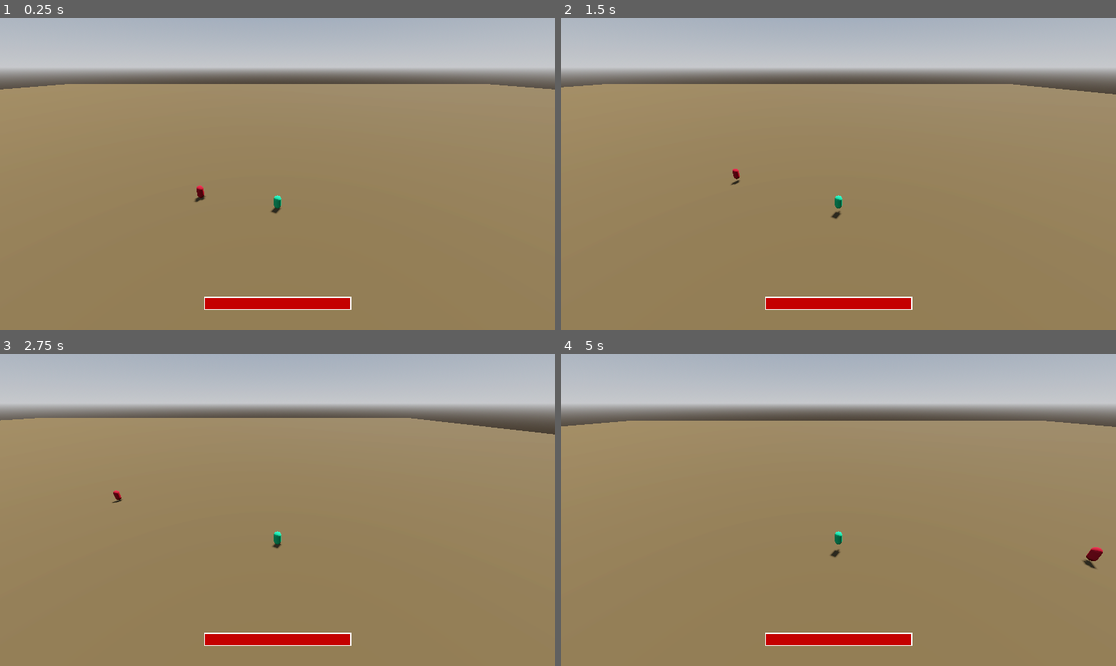
Above: before the commit, frames 1-4 (two rows, left to right).
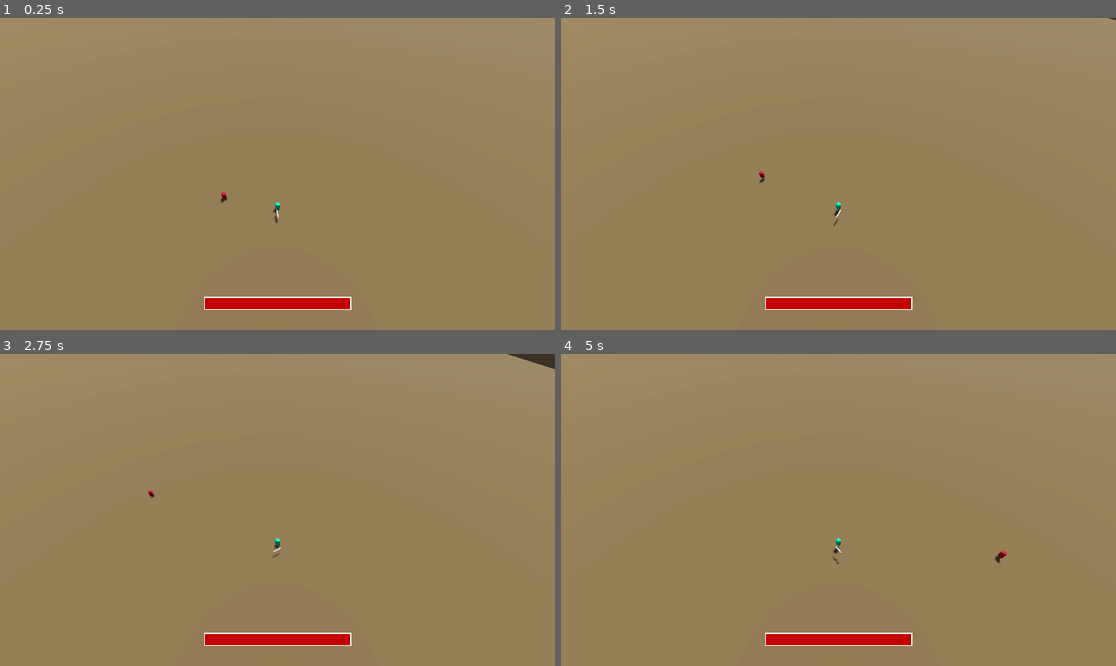
Above: after the commit, the same moments.

Repository: lscrocha1/swarmsurvivors
Game: Godot game, scene res://scenes/world.tscn
The game is run twice, just before and just after one commit, with the same random seed, the same clock (stepped at 60 frames per second) and the same inputs.
Inputs (mouse positions are in pixels of both pictures, inside the frame that each line leads up to):
- Up to frame 1 (0.25 s): no input
- Up to frame 2 (1.5 s): move the mouse to (960, 158) at 0.52 s; hold Right (right) 0.53-1.28 s; tap Space (jump) at 0.77 s; move the mouse to (727, 189) at 1.27 s; hold Down (down) from 1.28 s (still down)
- Up to frame 3 (2.75 s): tap Space (jump) at 1.52 s; move the mouse to (333, 441) at 2.02 s; release Down (down) at 2.03 s; hold Right (right) from 2.03 s (still down)
- Up to frame 4 (5 s): move the mouse to (810, 572) at 2.77 s; release Right (right) at 2.78 s; hold W (up) 2.78-3.53 s; tap Space (jump) at 3.02, 3.77, 4.52 s; move the mouse to (1005, 556) at 3.52 s; hold A (left) from 3.53 s (still down); move the mouse to (672, 463) at 4.27 s

The runs differ from the first frame. In frame 1, 22% of the frame differs, in the area x 0-100%, y 0-66%; in frame 2, 22%; in frame 3, 21%; in frame 4, 22%, in the area x 0-100%, y 0-69%.

Commit message:
adds sword

Diff:
--- a/scenes/sword.tscn
+++ b/scenes/sword.tscn
@@ -1,9 +1,18 @@
-[gd_scene load_steps=2 format=3 uid="uid://b2o6gbni7c170"]
+[gd_scene load_steps=4 format=3 uid="uid://b2o6gbni7c170"]
+
+[ext_resource type="Script" path="res://scripts/sword.gd" id="1_j2lim"]
 
 [sub_resource type="CapsuleMesh" id="CapsuleMesh_5080q"]
 
-[node name="Sword" type="RigidBody3D"]
+[sub_resource type="CapsuleShape3D" id="CapsuleShape3D_wwjvx"]
+radius = 0.15
+
+[node name="Sword" type="Area3D"]
+script = ExtResource("1_j2lim")
 
 [node name="MeshInstance3D" type="MeshInstance3D" parent="."]
 transform = Transform3D(0.27258, 0, 0, 0, 1, 0, 0, 0, 0.273286, 0, 0, 0)
 mesh = SubResource("CapsuleMesh_5080q")
+
+[node name="CollisionShape3D" type="CollisionShape3D" parent="."]
+shape = SubResource("CapsuleShape3D_wwjvx")
--- a/scenes/world.tscn
+++ b/scenes/world.tscn
@@ -1,9 +1,10 @@
-[gd_scene load_steps=11 format=3 uid="uid://cmlqwyjbqu5u"]
+[gd_scene load_steps=12 format=3 uid="uid://cmlqwyjbqu5u"]
 
 [ext_resource type="PackedScene" uid="uid://kjx4sem04asc" path="res://scenes/player.tscn" id="1_ea166"]
 [ext_resource type="PackedScene" uid="uid://djs6n1tduqryb" path="res://scenes/enemy.tscn" id="2_cc7oi"]
 [ext_resource type="PackedScene" uid="uid://plfaslbskf7s" path="res://scenes/game_manager.tscn" id="3_l8hbo"]
 [ext_resource type="PackedScene" uid="uid://bajxl10t3lfhq" path="res://scenes/game_over_screen.tscn" id="4_1d1yq"]
+[ext_resource type="PackedScene" uid="uid://b2o6gbni7c170" path="res://scenes/sword.tscn" id="4_gdlki"]
 
 [sub_resource type="ProceduralSkyMaterial" id="ProceduralSkyMaterial_op72b"]
 sky_horizon_color = Color(0.64625, 0.65575, 0.67075, 1)
@@ -50,7 +51,10 @@
 transform = Transform3D(1, 0, 0, 0, 1, 0, 0, 0, 1, 0, 1.3839, -2.15374)
 
 [node name="Camera3D" type="Camera3D" parent="Player"]
-transform = Transform3D(1, 0, 0, 0, 0.885337, 0.46495, 0, -0.46495, 0.885337, 0, 16.681, 23.3173)
+transform = Transform3D(1, 0, 0, 0, 0.665022, 0.746824, 0, -0.746824, 0.665022, 0, 36.2314, 23.3173)
+
+[node name="Sword" parent="Player" instance=ExtResource("4_gdlki")]
+transform = Transform3D(1, 0, 0, 0, -4.37114e-08, -1, 0, 1, -4.37114e-08, 0, 0.450287, 2.15374)
 
 [node name="Enemy" parent="." instance=ExtResource("2_cc7oi")]
 transform = Transform3D(1, 0, 0, 0, 1, 0, 0, 0, 1, -17.772, 1, -6.251)
--- a/scripts/player.gd
+++ b/scripts/player.gd
@@ -6,15 +6,16 @@
 
 const SPEED = 50.0
 const JUMP_VELOCITY = 4.5
-var health = 100
+var HEALTH = 100
+var IS_GOD_MODE_ON = true
 
 signal died()
 
 func _ready():
-	health_bar.set_value(health)
+	health_bar.set_value(HEALTH)
 
 func _physics_process(delta: float) -> void:
-	if health > 0:
+	if HEALTH > 0:
 		_move_player(delta)
 
 func _move_player(delta: float) -> void:
@@ -36,9 +37,12 @@
 	move_and_slide()
 
 func apply_damage(damage: int) -> void:
-	health -= damage
+	if IS_GOD_MODE_ON:
+		return
 
-	health_bar.set_value(health)
+	HEALTH -= damage
 
-	if health <= 0:
+	health_bar.set_value(HEALTH)
+
+	if HEALTH <= 0:
 		emit_signal("died")
--- /dev/null
+++ b/scripts/sword.gd
@@ -0,0 +1,9 @@
+extends Area3D
+
+func _process(delta: float) -> void:
+	_follow_mouse(delta)
+
+func _follow_mouse(delta: float) -> void:
+	var mouse_position = get_viewport().get_mouse_position()
+	print(mouse_position)
+	rotation.y = mouse_position.x * delta
